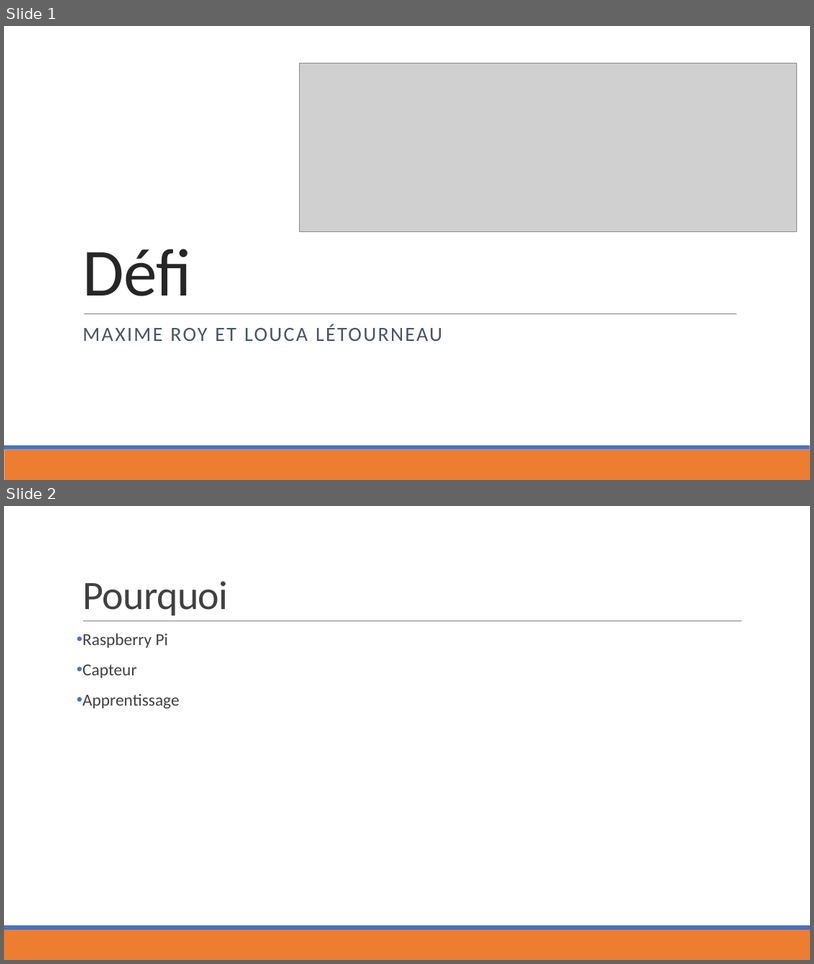
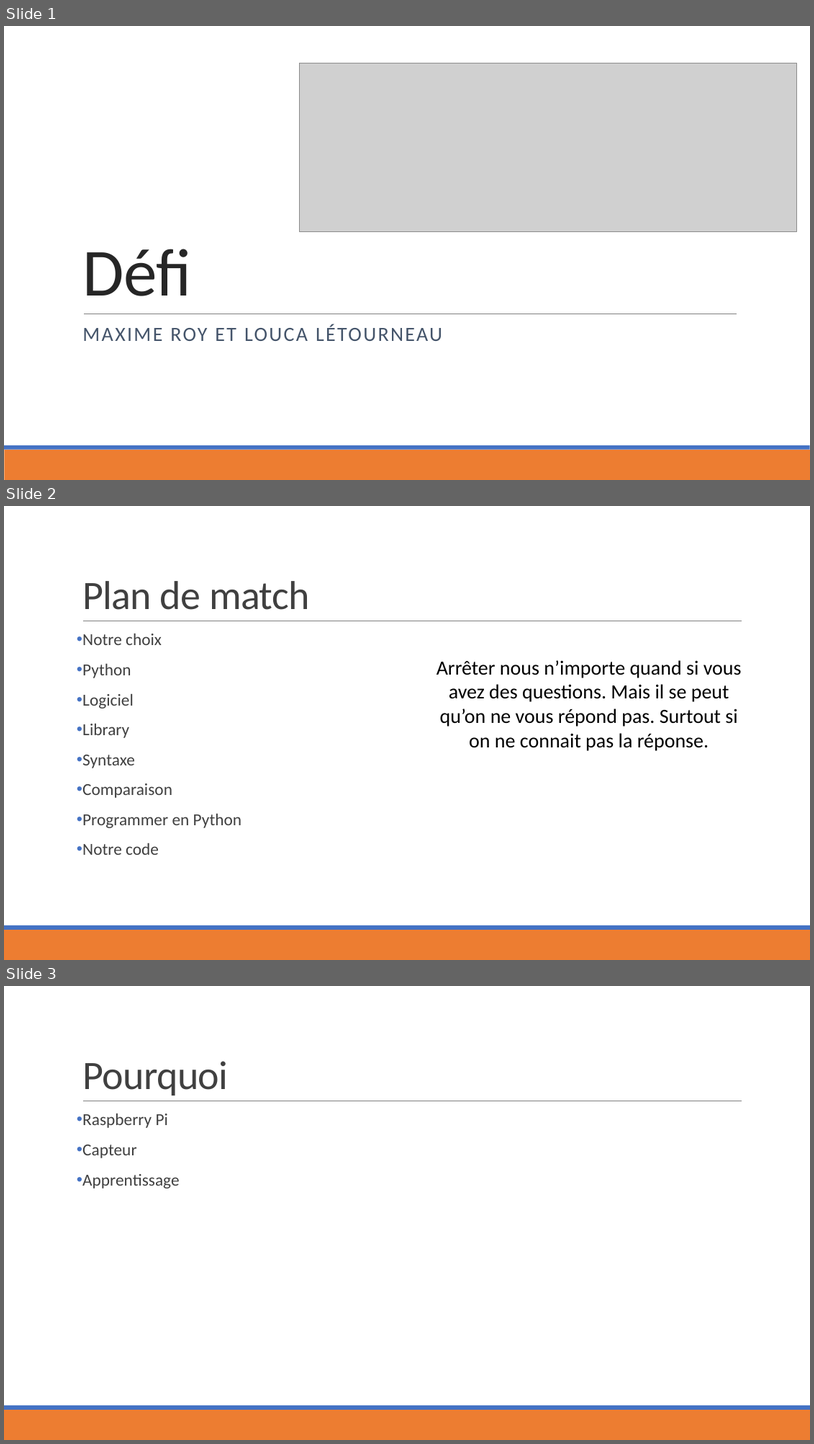
Before and after one commit to MaximeRoy1733837/ESP, a slide deck: Python/Défi_python.pptx. Shown one above the other, each under a label of ours: slides 1 and 2 before the commit, slides 1, 2 and 3 after it. The pictures are 814x964 and 814x1444 pixels, drawn with LibreOffice and Linux fonts; fonts in the diff are those of the drawing; grey boxes stand for pictures. Boxes give left, top, right and bottom in pixels: in the first picture for what was removed or moved away, otherwise in the second. Text is boxed around its words. In the diff, an @@ line names an element or a change of style, - is before the commit and + after.

```diff
--- a/Python/Défi_python.pptx
+++ b/Python/Défi_python.pptx
@@ slide 2 added at bbox=[4, 506, 810, 960], background #FFFFFF; not listed: 3 template elements that a slide beside it also shows @@
@@ title added at bbox=[82, 581, 310, 610], 48 pt, text #404040 @@
+Plan de match
@@ text added at bbox=[82, 633, 242, 854], 20 pt, text #404040 @@
+• Notre choix
+• Python
+• Logiciel
+• Library
+• Syntaxe
+• Comparaison
+• Programmer en Python
+• Notre code
@@ text added at bbox=[437, 660, 742, 751], 24 pt, text #000000 @@
+Arrêter nous n’importe quand si vous avez des questions. Mais il se peut qu’on ne vous répond pas. Surtout si on ne connait pas la réponse.
@@ what was slide 2 is now slide 3 @@
```
Also in this commit, not shown: 1 slide changed, 9 other slides added, 1 other file.
